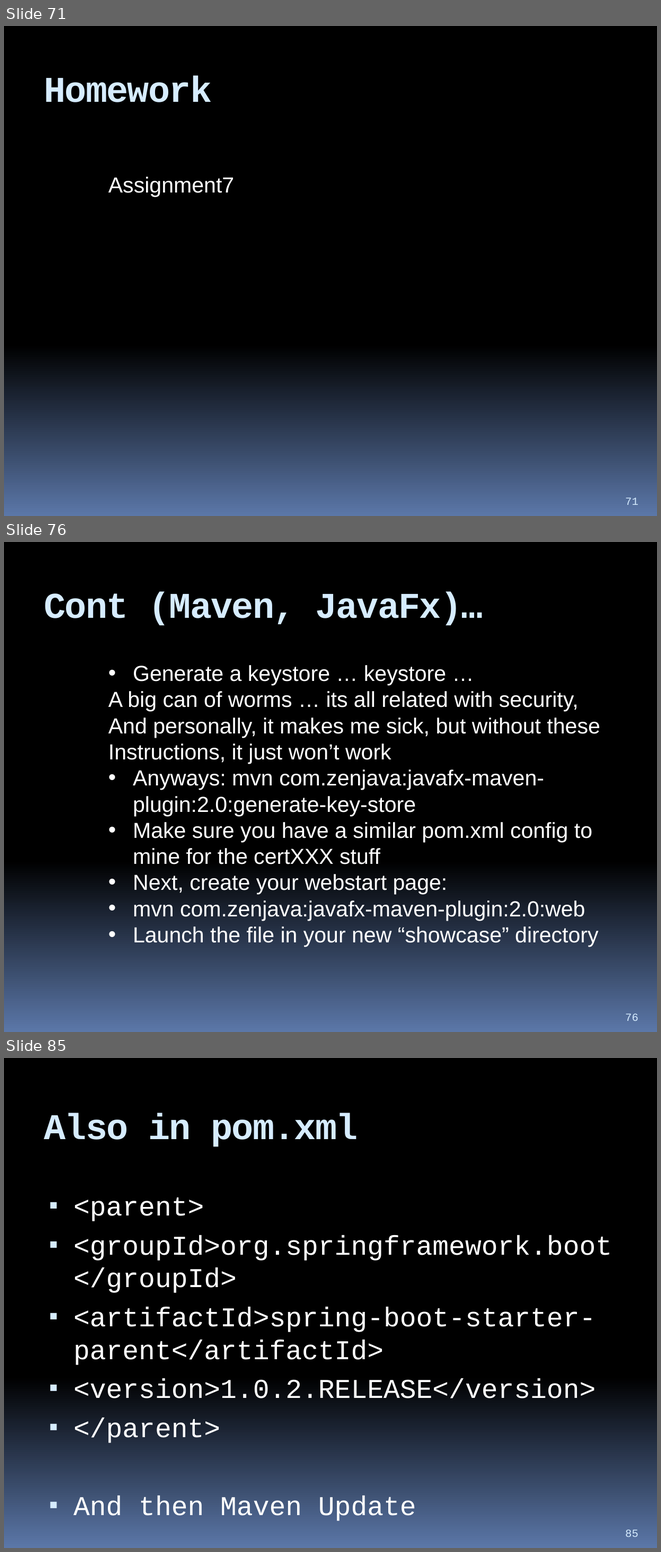
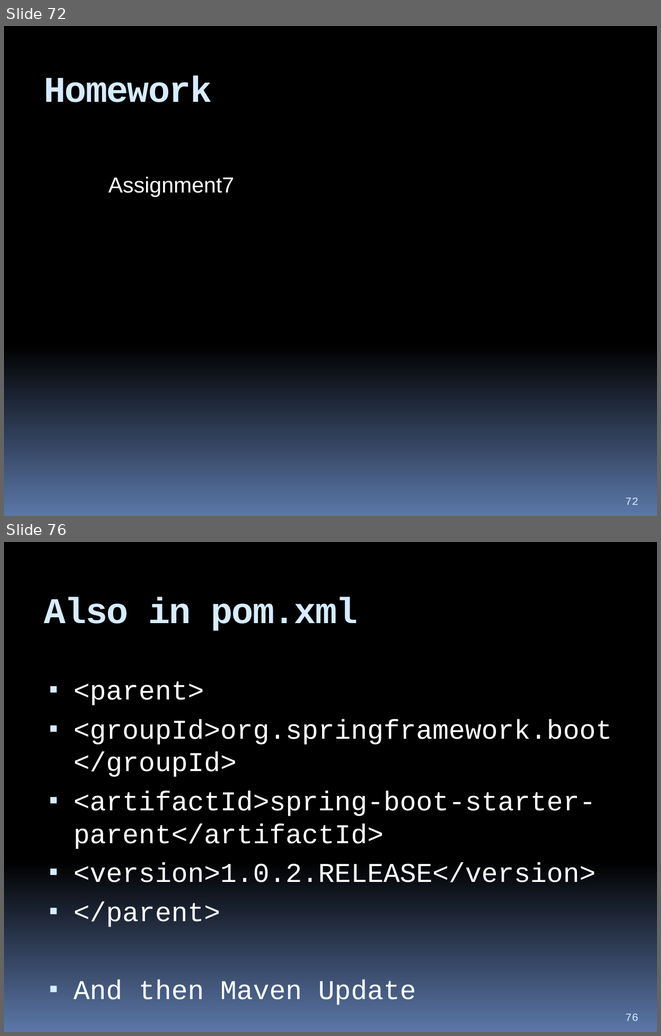
Before and after one commit to hchan/comp2613, a slide deck: coursePresentation.pptx. Shown one above the other, each under a label of ours: slides 71, 76 and 85 before the commit, slides 72 and 76 after it; the slides between them are not shown. The pictures are 661x1552 and 661x1036 pixels, drawn with LibreOffice and Linux fonts; fonts in the diff are those of the drawing. Boxes give left, top, right and bottom in pixels: in the first picture for what was removed or moved away, otherwise in the second. Text is boxed around its words. In the diff, an @@ line names an element or a change of style, - is before the commit and + after.

```diff
--- a/coursePresentation.pptx
+++ b/coursePresentation.pptx
@@ slide 76 removed at box(4, 542, 657, 1032), background gradient #000000 to #5B77A8 @@
@@ title removed at box(44, 592, 483, 626) @@
-Cont (Maven, JavaFx)…
@@ text removed at box(108, 665, 600, 946) @@
-• Generate a keystore … keystore …
-A big can of worms … its all related with security,
-And personally, it makes me sick, but without these
-Instructions, it just won’t work
-• Anyways: mvn com.zenjava:javafx-maven-plugin:2.0:generate-key-store
-• Make sure you have a similar pom.xml config to mine for the certXXX stuff
-• Next, create your webstart page:
-• mvn com.zenjava:javafx-maven-plugin:2.0:web
-• Launch the file in your new “showcase” directory
@@ page number removed at box(625, 1013, 638, 1021) @@
-76
@@ what was slide 71 is now slide 72 @@
@@ page number at box(625, 497, 638, 505): text changed @@
-71
+72
@@ what was slide 85 is now slide 76 @@
@@ page number at box(625, 1013, 638, 1021): text changed @@
-85
+76
```
Also in this commit, not shown: 12 slides changed, 2 slides added, 10 other slides removed, 3 other files.
